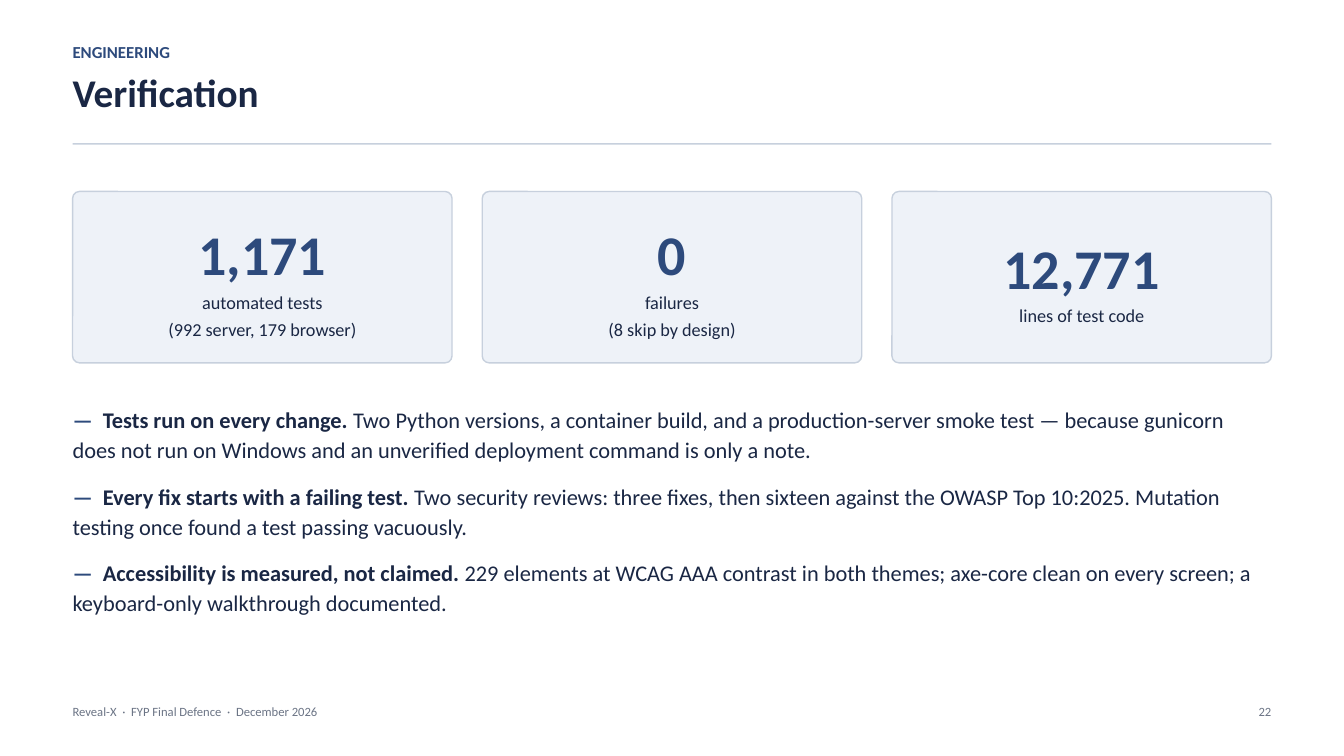
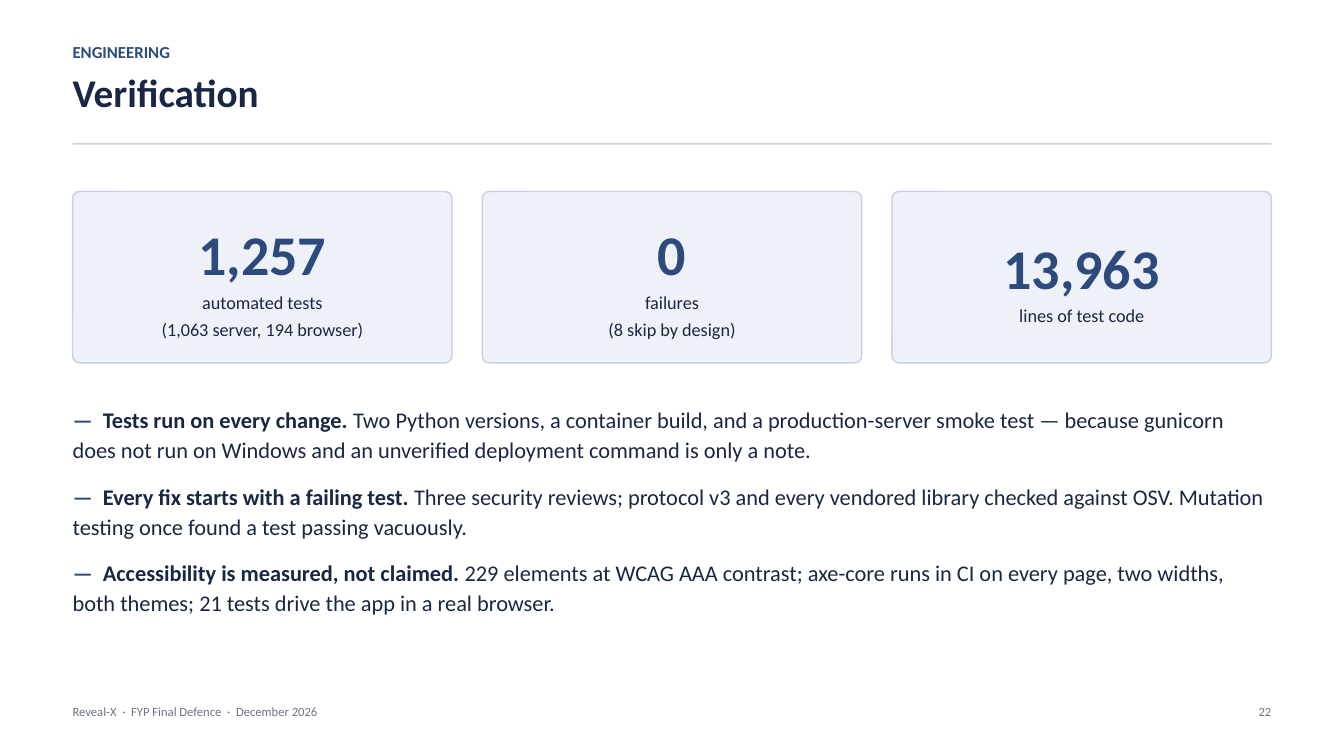
Before and after one commit to 1337PAIN/Reveal-X-chat, a slide deck: slide 22 of Reveal-X_FYP_Presentation.pptx. Drawn at 1344x756 pixels with LibreOffice and Linux fonts; fonts in the diff are those of the drawing. Boxes give left, top, right and bottom in pixels: in the first picture for what was removed or moved away, otherwise in the second. Text is boxed around its words. In the diff, an @@ line names an element or a change of style, - is before the commit and + after.

Commit message:
Bring the FYP report, deck and demo guide up to round 3
Regenerated from the builders, not amended: protocol v3 in the E2EE tables,
threat model and sequence figure; groups off by default; a third-review
paragraph (v3, DOMPurify and the OSV check, PostgreSQL and browser tests in
CI); the axe-core gate and the three defects it found; the cross-validated
accuracy and the small-share false alarms in 5.6.3, with retraining across
sizes as a new recommendation; re-measured test counts (1,063 server, 194
browser, 21 end-to-end), suite runtime and lines of code.

```diff
--- a/Reveal-X_FYP_Presentation.pptx
+++ b/Reveal-X_FYP_Presentation.pptx
@@ text in rounded rectangle at bbox=[162, 238, 363, 339]: text changed @@
-1,171
-automated tests
-(992 server, 179 browser)
+1,257
+automated tests
+(1,063 server, 194 browser)
@@ text in rounded rectangle at bbox=[1004, 250, 1160, 297]: text changed @@
-12,771
+13,963
@@ text at bbox=[73, 489, 1263, 615]: text changed @@
-— Every fix starts with a failing test. Two security reviews: three fixes, then sixteen against the OWASP Top 10:2025. Mutation testing once found a test passing vacuously.
-— Accessibility is measured, not claimed. 229 elements at WCAG AAA contrast in both themes; axe-core clean on every screen; a keyboard-only walkthrough documented.
+— Every fix starts with a failing test. Three security reviews; protocol v3 and every vendored library checked against OSV. Mutation testing once found a test passing vacuously.
+— Accessibility is measured, not claimed. 229 elements at WCAG AAA contrast; axe-core runs in CI on every page, two widths, both themes; 21 tests drive the app in a real browser.
```
Also in this commit, not shown: 2 other slides changed, 5 other files.
